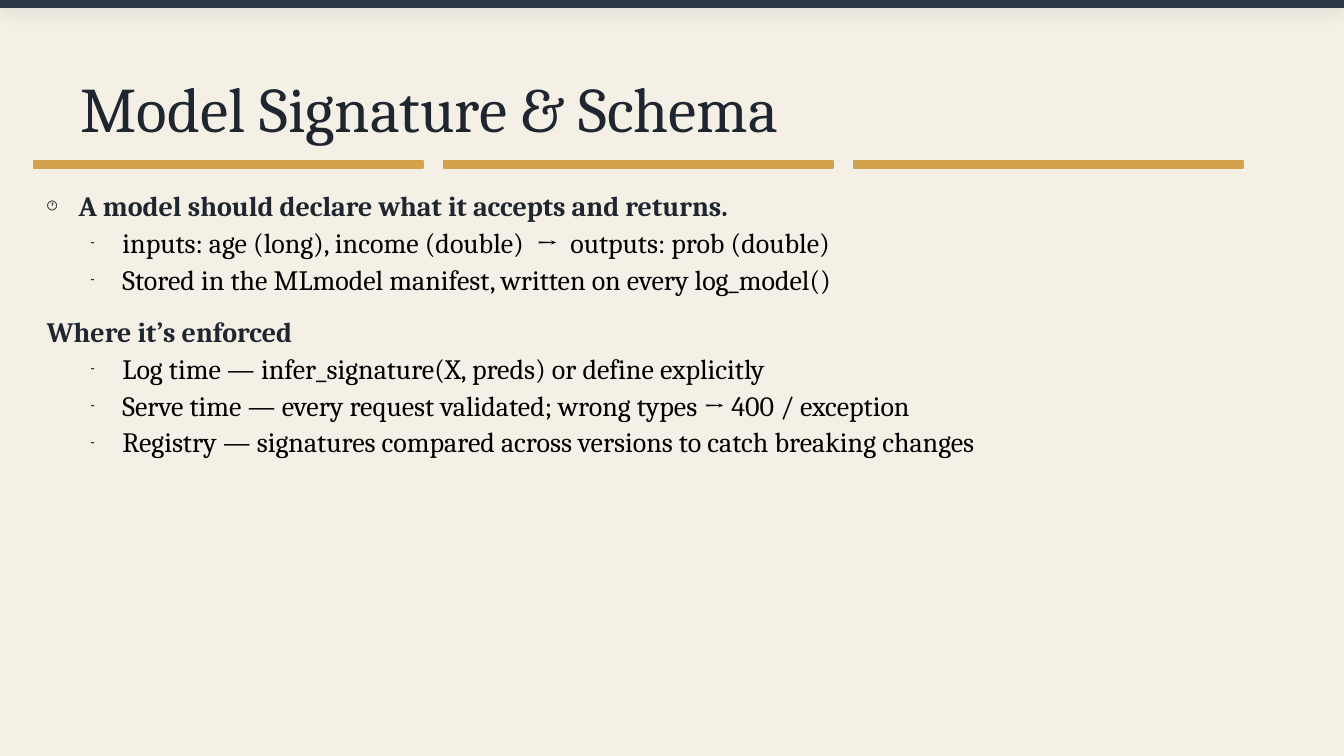
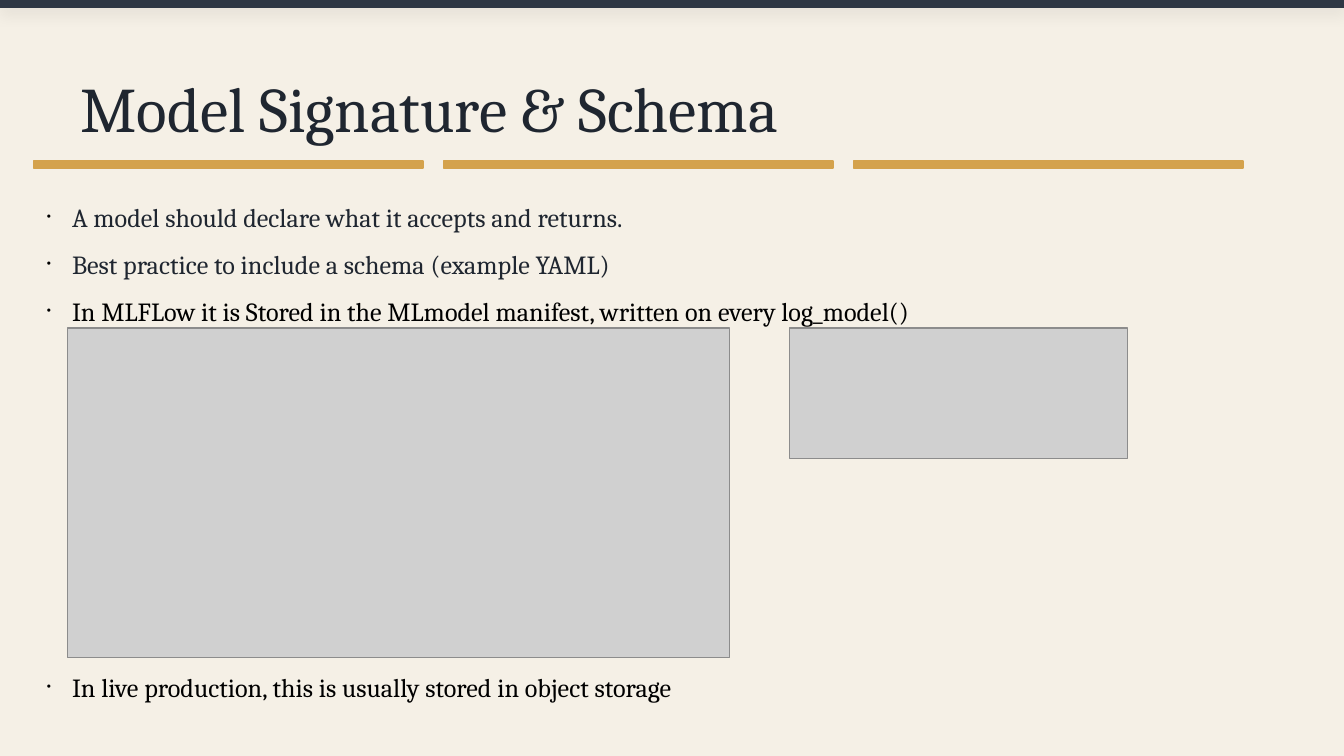
Before and after one commit to davejeon/dsr_ml_ops, a slide deck: slide 4 of day2_slides.pptx (slide 3 before the commit). Drawn at 1344x756 pixels with LibreOffice and Linux fonts; fonts in the diff are those of the drawing; grey boxes stand for pictures. Boxes give left, top, right and bottom in pixels: in the first picture for what was removed or moved away, otherwise in the second. Text is boxed around its words. In the diff, an @@ line names an element or a change of style, - is before the commit and + after.

```diff
--- a/day2_slides.pptx
+++ b/day2_slides.pptx
@@ text at bbox=[72, 209, 623, 233]: size 15 to 14 pt, bold off in "A model should declare what it accepts ..."; bullet 🕐 to •; line spacing 1.1 to 1.5 @@
@@ text at bbox=[72, 255, 908, 703]: text changed; size 15 to 14 pt @@
-– inputs: age (long), income (double) → outputs: prob (double)
-– Stored in the MLmodel manifest, written on every log_model()
-Where it’s enforced
-– Log time — infer_signature(X, preds) or define explicitly
-– Serve time — every request validated; wrong types → 400 / exception
-– Registry — signatures compared across versions to catch breaking changes
+• Best practice to include a schema (example YAML)
+• In MLFLow it is Stored in the MLmodel manifest, written on every log_model()
+• In live production, this is usually stored in object storage
@@ picture added at bbox=[67, 328, 730, 657] @@
@@ picture added at bbox=[790, 328, 1128, 458] @@
```
Also in this commit, not shown: 16 other slides changed, 31 slides added, 1 slide removed, 2 other files.
